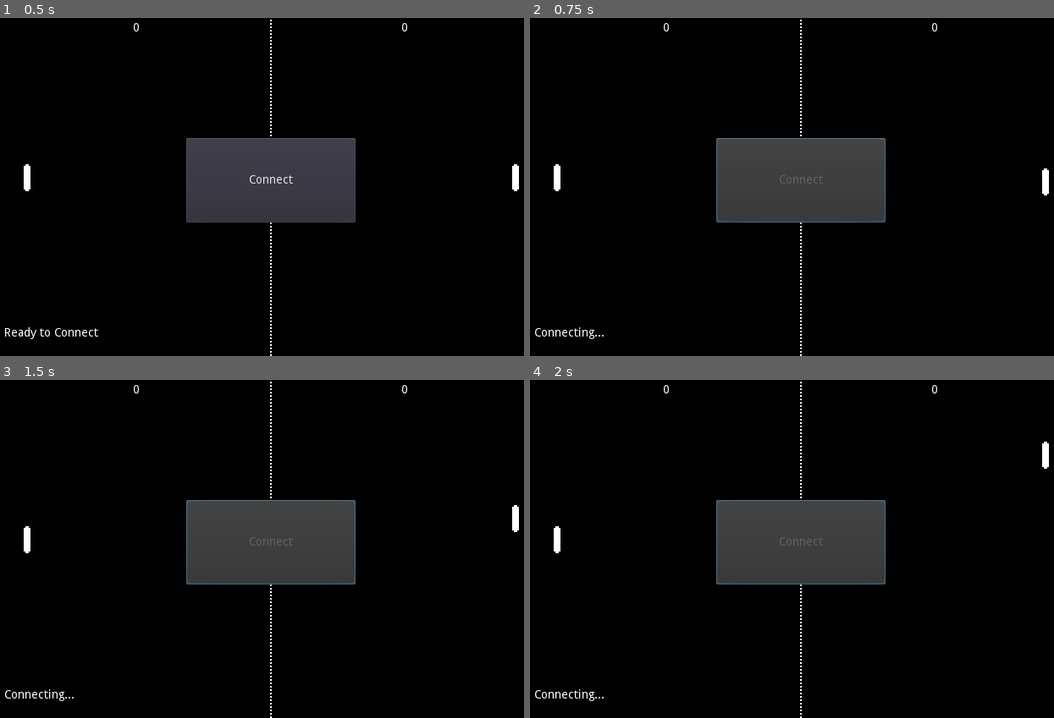
Above: before the commit, frames 1-4 (two rows, left to right).
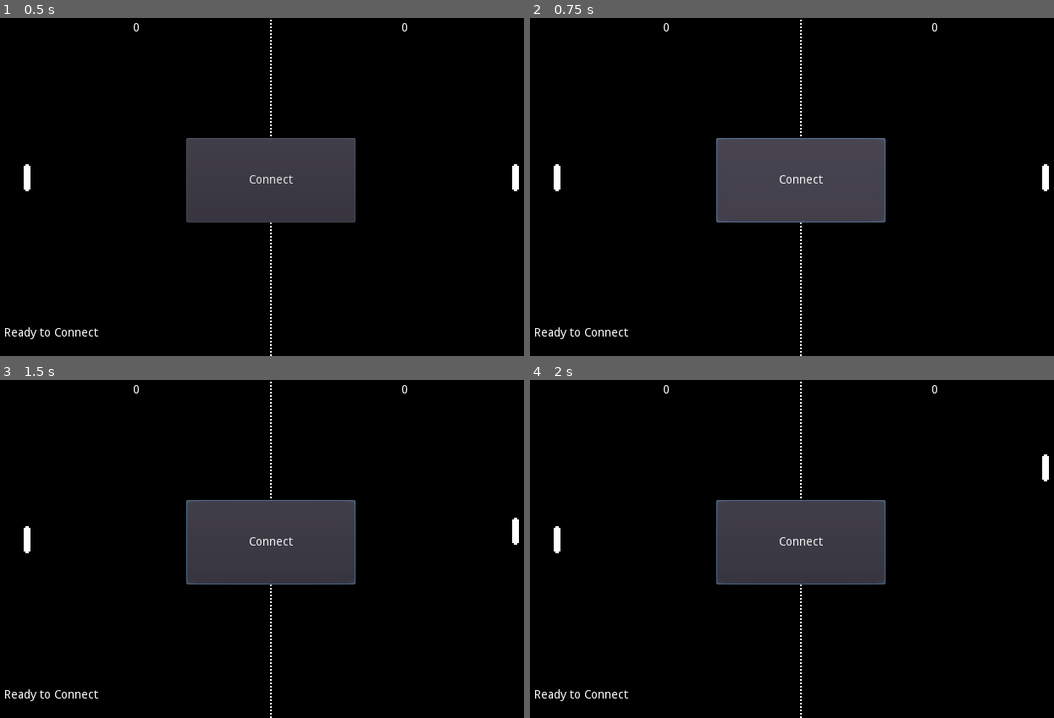
Above: after the commit, the same moments.

Repository: mudbile/Pong-Multiplayer-Demo
Game: Godot game, scene res://MainScene.tscn
The game is run twice, just before and just after one commit, with the same random seed, the same clock (stepped at 60 frames per second) and the same inputs.
Inputs (mouse positions are in pixels of both pictures, inside the frame that each line leads up to):
- Up to frame 1 (0.5 s): no input
- Up to frame 2 (0.75 s): click "Connect" at 0.5 s
- Up to frame 3 (1.5 s): move the mouse to (387, 532) at 1.27 s; hold Up (move_up) from 1.28 s (still down); click (387, 532) at 1.35 s
- Up to frame 4 (2 s): keep holding Up (move_up)

Frame 1 is identical in both runs. In frame 2, 0.4% of the frame differs, in the area x 0-100%, y 43-95%; in frame 3, 0.4%, in the area x 0-100%, y 37-95%; in frame 4, 0.4%.

Commit message:
single connect_failure signal

Diff:
--- a/MainScene.gd
+++ b/MainScene.gd
@@ -41,18 +41,16 @@
 	_disconnect_button2.connect("pressed", self, "_disconnect_pressed")
 	_session_terminated(false)
 
-	Network.connect("auto_connect_failed", self, '_auto_connect_failed')
+	Network.connect("connect_failed", self, '_connect_failed')
 	Network.connect('registered_as_host', self, '_registered_as_host')
-	Network.connect('register_host_failed', self, '_register_host_failed')
 	Network.connect('joined_to_host', self, '_joined_to_host')
-	Network.connect('join_host_failed', self, '_join_host_failed')
 	Network.connect('client_joined', self, '_client_joined')
 	Network.connect('player_dropped', self, '_player_dropped')
 	Network.connect('message_received', self, '_message_received')
 	Network.connect('session_terminated', self, '_session_terminated')
 	Network.connect('debug', self, '_debug')
 	Network.set_network_details({
-		Network.DETAILS_KEY_LOCAL_PORTS: [5999, 6000, 60001, 60002],#give a few to try
+		Network.DETAILS_KEY_LOCAL_PORTS: [5999, 6000, 6001, 6002],#give a few to try
 		Network.DETAILS_KEY_HANDSHAKE_PORT: HANDSHAKE_PORT,
 	})
 	Handshake.set_node_and_func_for_am_i_handshake_request(self, '_get_am_i_handshake_response')
@@ -96,7 +94,7 @@
 ###################################
 #        NETWORK SIGNALS          #
 ###################################
-func _auto_connect_failed(reason):
+func _connect_failed(reason):
 	print('Failed to connect: %s' % reason)
 
 func _registered_as_host(host_name, handshake_address):
@@ -105,15 +103,9 @@
 	_disconnect_button.visible = true
 	_connect_button.visible = false
 
-func _register_host_failed(reason):
-	print('Failed to register host: %s' % reason)
-
 func _joined_to_host(host_name, address):
 	_disconnect_button.visible = true
 	_connect_button.visible = false
-
-func _join_host_failed(reason):
-	print('Failed to join host: %s' % reason)
 
 func _client_joined(player_name, player_address, extra_info):
 	Network.send_message({
@@ -199,6 +191,7 @@
 			_ball_speed = BALL_STARTING_SPEED
 			if not _is_playing:
 				_disconnect_button.visible = true
+				_disconnect_button2.visible = false
 
 
 
@@ -244,6 +237,9 @@
 			_mouse_pressed_motion = 1
 	if Input.is_action_just_released("left_mouse"):
 		_mouse_pressed_motion = 0
+	if _connect_button.visible:
+		if _connect_button.get_global_rect().has_point(get_global_mouse_position()):
+			_mouse_pressed_motion = 0
 	my_paddle_motion = _mouse_pressed_motion
 	if my_paddle_motion == 0:
 		my_paddle_motion = Input.get_action_strength("move_down") - Input.get_action_strength("move_up")
--- a/autoloads/Networking/Network.gd
+++ b/autoloads/Networking/Network.gd
@@ -34,10 +34,9 @@
 #although beware, too long between packets and NAT will shut port
 #if no one is connnected to this signal, the connection is dropped
 signal faulty_connection(player_name)
-#signal _answer_ready_for_faulty_connection()
 signal connection_restored(player_name)
-#automatically terminate if player_name was host
 signal player_joined(player_name)
+#automatically terminates if player_name was host
 signal player_dropped(player_name)
 #this is only emitted on the player that sent the message.
 #they'll either have received it, or been dropped.
@@ -46,10 +45,15 @@
 #while Network.fapi.is_func_ongoing(func_key):
 #	yield(Network, 'sent_message_received_by_all')
 signal sent_message_received_by_all()
-#to_players will include this user but maybe others
+#you only receive messages if you're in to_players
 signal message_received(from_player_name, to_players, message)
 signal _send_to_connected_faulty_if_no_reply_completed()
 signal _sent_message_received_by_all()
+
+#this fires when  auto_connect_failed, register_host_failed
+#or join_host_failed. It's a catch-all for when all you want to do
+#is inform the user of the reason
+signal connect_failed(reason)
 
 #note that in reply to an autojoin, the handshake
 #server will send either info for a host or
@@ -62,7 +66,7 @@
 
 #host only
 signal handshake_joined()
-#works same as faulty_connection
+#works same as faulty_connection, call the same decision_to_keep_trying_faulties_made
 signal handshake_faulty()
 signal handshake_connection_restored(client_name)
 #does not automatically terminate session
@@ -70,7 +74,7 @@
 signal register_host_failed(reason)
 signal registered_as_host(host_name, handshake_address)
 
-#emitted BEFORE player_joined
+#emitted BEFORE player_joined. emitted on host only
 signal client_joined(client_name, address, extra_info)
 signal client_dropped(client_name)
 
@@ -307,6 +311,10 @@
 
 	if player_name == HANDSHAKE_SERVER_PLAYER_NAME:
 		emit_signal('register_host_failed', 'Invalid player name.')
+		emit_signal('connect_failed', 'Invalid player name.')
+		if last_known_net_id == _net_id:
+			reset()
+		return
 
 	_udp_socket.set_data_to_add_to_every_packet({'_idx': _idx})
 	var ok = false
@@ -315,9 +323,8 @@
 			ok = true
 			break
 	if not ok:
-		emit_signal('register_host_failed',
-			"Error initting udp socket to listen at one of %s" % local_ports
-		)
+		emit_signal('register_host_failed', "Error initting udp socket to listen at one of %s" % str(local_ports))
+		emit_signal('connect_failed', "Error initting udp socket to listen at one of %s" % str(local_ports))
 		if last_known_net_id == _net_id:
 			reset()
 		return
@@ -330,9 +337,8 @@
 	if init_handshake:
 		if not Handshake.is_running():
 			if not Handshake.init():
-				emit_signal('register_host_failed',
-					"Error initting handshake at port %s" % handshake_address[1]
-				)
+				emit_signal('register_host_failed', "Error initting handshake at port %s" % handshake_address[1])
+				emit_signal('connect_failed', "Error initting handshake at port %s" % handshake_address[1])
 				if last_known_net_id == _net_id:
 					reset()
 				return
@@ -355,12 +361,14 @@
 
 	if func_result['timed-out']:
 		emit_signal('register_host_failed', 'Handshake server unreachable.')
+		emit_signal('connect_failed', 'Handshake server unreachable.')
 		if last_known_net_id == _net_id:
 			reset()
 		return
 	var reply_data = func_result['reply-data']
 	if reply_data.has('error'):
 		emit_signal('register_host_failed', reply_data['error'])
+		emit_signal('connect_failed', reply_data['error'])
 		if last_known_net_id == _net_id:
 			reset()
 		return
@@ -390,6 +398,9 @@
 
 	if player_name == HANDSHAKE_SERVER_PLAYER_NAME:
 		emit_signal('join_host_failed', 'Invalid player name.')
+		emit_signal('connect_failed', 'Invalid player name.')
+		if last_known_net_id == _net_id:
+			reset()
 		return
 
 	_udp_socket.set_data_to_add_to_every_packet({'_idx': _idx})
@@ -399,9 +410,8 @@
 			ok = true
 			break
 	if not ok:
-		emit_signal('join_host_failed',
-			"Error initting udp socket to listen at one of %s" % local_ports
-		)
+		emit_signal('join_host_failed',"Error initting udp socket to listen at one of %s" % str(local_ports))
+		emit_signal('connect_failed', "Error initting udp socket to listen at one of %s" % str(local_ports))
 		if last_known_net_id == _net_id:
 			reset()
 		return
@@ -426,12 +436,14 @@
 
 	if func_result['timed-out']:
 		emit_signal('join_host_failed', 'Handshake server unreachable.')
+		emit_signal('connect_failed', 'Handshake server unreachable.')
 		if last_known_net_id == _net_id:
 			reset()
 		return
 	var reply_data = func_result['reply-data']
 	if reply_data.has('error'):
 		emit_signal('join_host_failed', reply_data['error'])
+		emit_signal('connect_failed', reply_data['error'])
 		if last_known_net_id == _net_id:
 			reset()
 		return
@@ -472,6 +484,10 @@
 
 	if player_name == HANDSHAKE_SERVER_PLAYER_NAME:
 		emit_signal('auto_connect_failed', 'Invalid player name.')
+		emit_signal('connect_failed', 'Invalid player name.')
+		if last_known_net_id == _net_id:
+			reset()
+		return
 
 	_udp_socket.set_data_to_add_to_every_packet({'_idx': _idx})
 	var ok = false
@@ -480,9 +496,8 @@
 			ok = true
 			break
 	if not ok:
-		emit_signal('auto_connect_failed',
-			"Error initting udp socket to listen at one of %s" % local_ports
-		)
+		emit_signal('auto_connect_failed',"Error initting udp socket to listen at one of %s" % str(local_ports))
+		emit_signal('connect_failed', "Error initting udp socket to listen at one of %s" % str(local_ports))
 		if last_known_net_id == _net_id:
 			reset()
 		return
@@ -497,9 +512,8 @@
 	if init_handshake:
 		if not Handshake.is_running():
 			if not Handshake.init():
-				emit_signal('auto_connect_failed',
-					"Error initting handshake at port %s" % handshake_address[1]
-				)
+				emit_signal('auto_connect_failed', "Error initting handshake at port %s" % handshake_address[1])
+				emit_signal('connect_failed',  "Error initting handshake at port %s" % handshake_address[1])
 				if last_known_net_id == _net_id:
 					reset()
 				return
@@ -519,12 +533,14 @@
 
 	if func_result['timed-out']:
 		emit_signal('auto_connect_failed', 'Handshake server unreachable.')
+		emit_signal('connect_failed', 'Handshake server unreachable.')
 		if last_known_net_id == _net_id:
 			reset()
 		return
 	var reply_data = func_result['reply-data']
 	if reply_data.has('error'):
 		emit_signal('auto_connect_failed', reply_data['error'])
+		emit_signal('connect_failed', reply_data['error'])
 		if last_known_net_id == _net_id:
 			reset()
 		return
@@ -555,9 +571,10 @@
 		)
 	else:
 		emit_signal('auto_connect_failed',reply_data['error'])
-
-
-
+		emit_signal('connect_failed',reply_data['error'])
+		if last_known_net_id == _net_id:
+			reset()
+		return
 
 
 
@@ -594,6 +611,7 @@
 
 	if func_keys.empty():
 		emit_signal('join_host_failed', 'Host unreachable.')
+		emit_signal('connect_failed', 'Host unreachable.')
 		if last_known_net_id == _net_id:
 			reset()
 		return
@@ -617,12 +635,14 @@
 		return
 	if func_result['timed-out']:#yeah i know, but if this one timed out screw it...
 		emit_signal('join_host_failed', 'Host unreachable.')
+		emit_signal('connect_failed', 'Host unreachable.')
 		if last_known_net_id == _net_id:
 			reset()
 		return
 	var reply_data = func_result['reply-data']
 	if reply_data.has('error'):
 		emit_signal('join_host_failed', reply_data['error'])
+		emit_signal('connect_failed', reply_data['error'])
 		if last_known_net_id == _net_id:
 			reset()
 		return
@@ -673,6 +693,7 @@
 			ok = true
 			break
 	if not ok:
+		fapi.set_info_for_completed_func(f_key, null)
 		emit_signal('check_handshake_completed', null)
 		return
 	_udp_socket.set_data_to_add_to_every_packet({'_idx': _idx})
@@ -720,6 +741,7 @@
 			ok = true
 			break
 	if not ok:
+		fapi.set_info_for_completed_func(f_key, [])
 		emit_signal('broadcast_lan_find_handshakes_completed', [])
 		return
 
@@ -799,6 +821,7 @@
 			ok = true
 			break
 	if not ok:
+		fapi.set_info_for_completed_func(f_key, null)
 		emit_signal('host_infos_request_completed', null)
 		return
 
@@ -832,6 +855,7 @@
 			ok = true
 			break
 	if not ok:
+		fapi.set_info_for_completed_func(f_key, null)
 		emit_signal('misc_request_completed', null)
 		return
 
@@ -1407,8 +1431,8 @@
 						_restore_connection(connection)
 
 	var was_abandoned = fapi.set_info_for_completed_func(f_key, result)
-	if not was_abandoned:
-		emit_signal('_send_to_connected_faulty_if_no_reply_completed')
+	#if not was_abandoned:
+	emit_signal('_send_to_connected_faulty_if_no_reply_completed')
 
 
 
Not shown, added: exports/Demo.exe
Not shown, added: exports/Demo.pck
